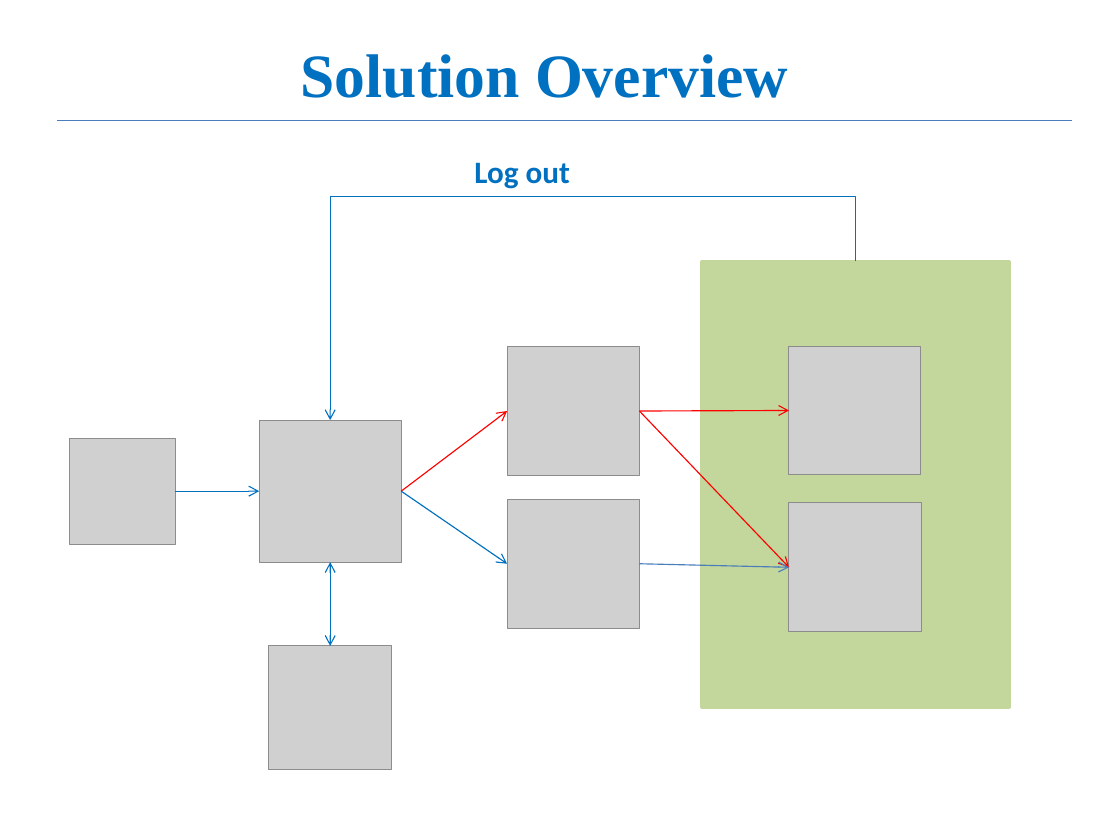
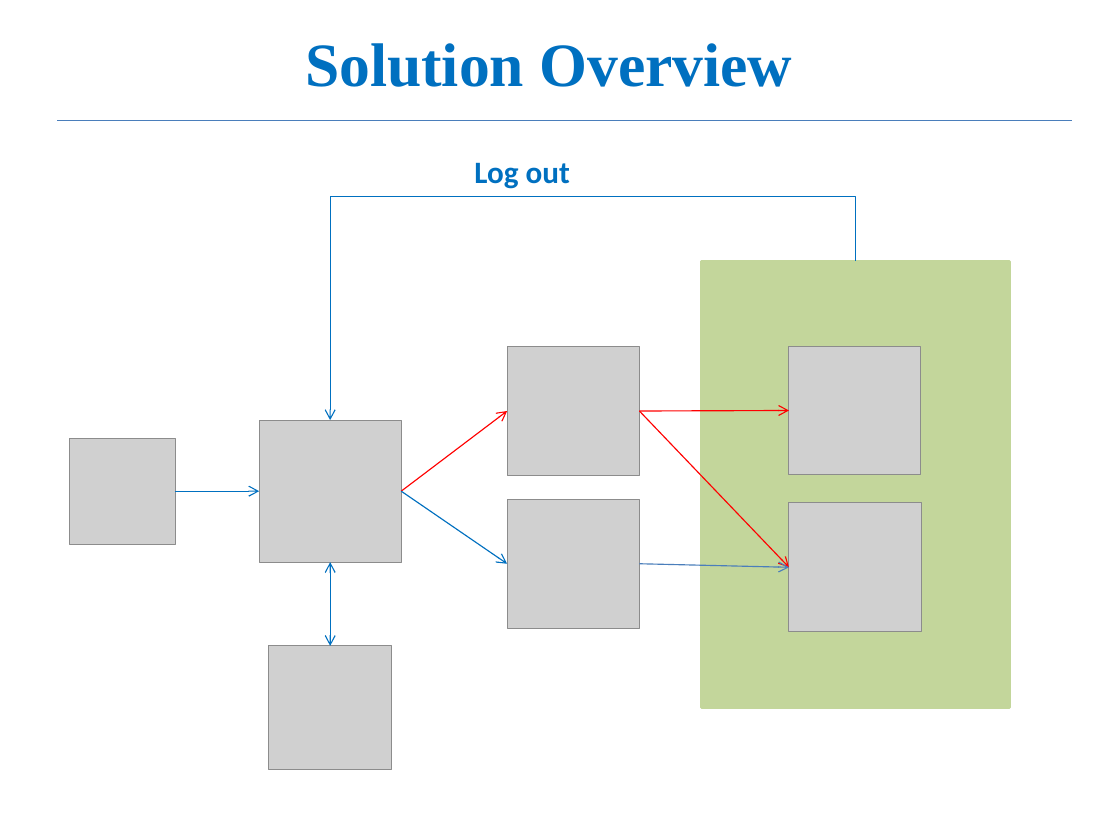
Before and after one commit to yassiejoon/PHPOnlineManagementSystem, a slide deck: slide 3 of documents/php_ofms.pptx (slide 1 before the commit). Drawn at 1120x840 pixels with LibreOffice and Linux fonts; fonts in the diff are those of the drawing; grey boxes stand for pictures. Boxes give left, top, right and bottom in pixels: in the first picture for what was removed or moved away, otherwise in the second. Text is boxed around its words. In the diff, an @@ line names an element or a change of style, - is before the commit and + after.

Commit message:
*new ppt

```diff
--- a/documents/php_ofms.pptx
+++ b/documents/php_ofms.pptx
@@ title "Solution Overview": place and size @@
-title "Solution Overview" at [301,54,788,98]
+title "Solution Overview" at [305,43,793,87]
```
Also in this commit, not shown: 8 slides added.
